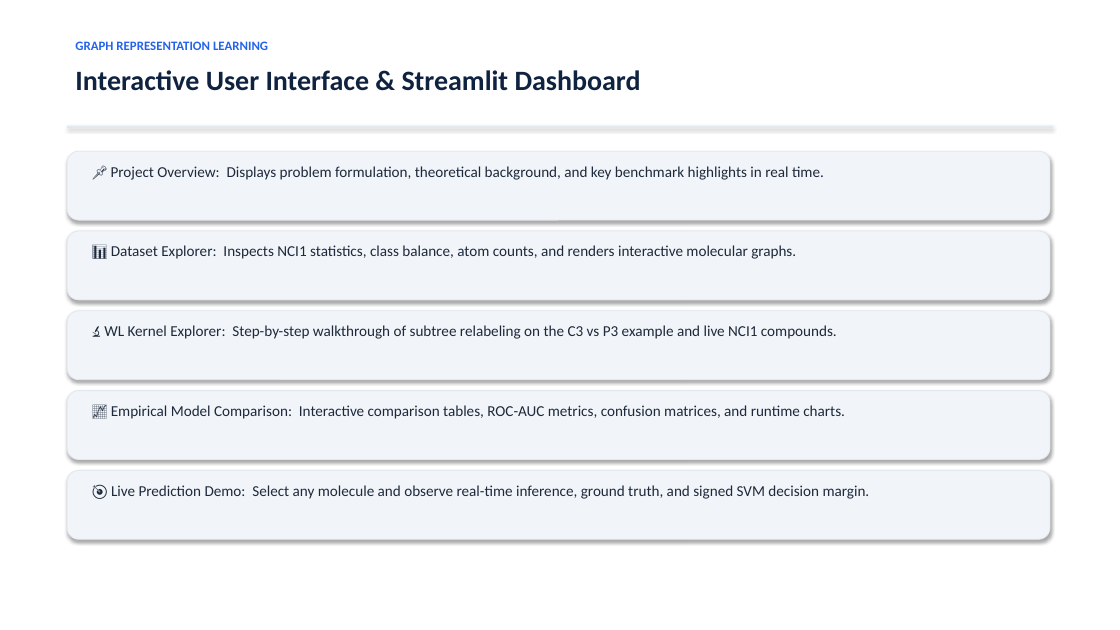
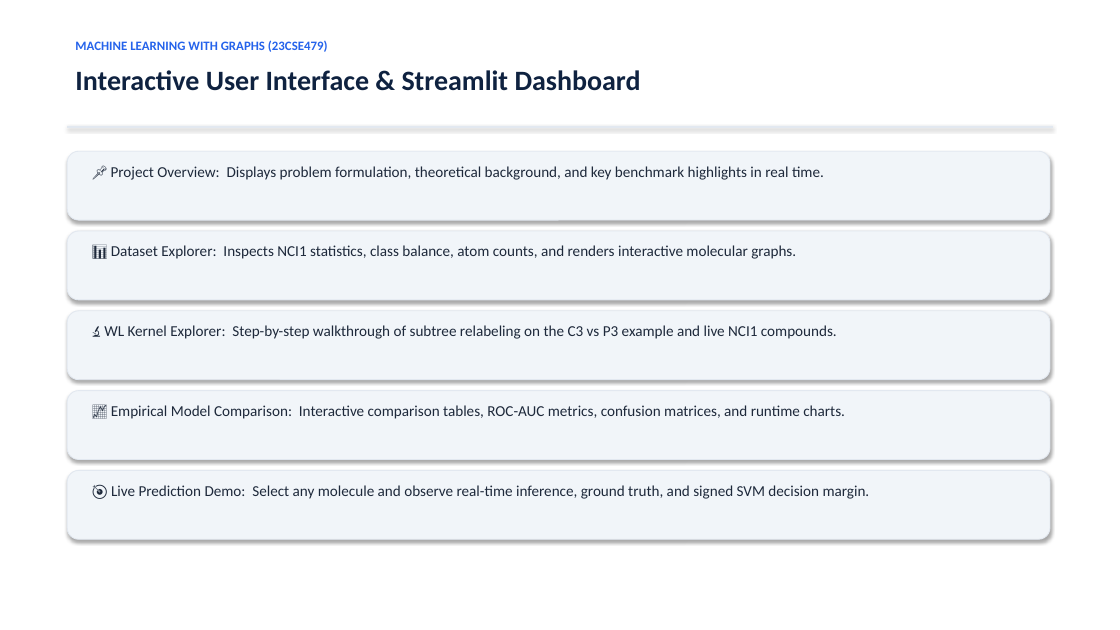
Before and after one commit to Vishal-Karthikeyan-S/Molecular-Graph-Classification-WL-Kernel, a slide deck: slide 9 of reports/Molecular_Graph_Classification_Presentation.pptx. Drawn at 1120x630 pixels with LibreOffice and Linux fonts; fonts in the diff are those of the drawing. Boxes give left, top, right and bottom in pixels: in the first picture for what was removed or moved away, otherwise in the second. Text is boxed around its words. In the diff, an @@ line names an element or a change of style, - is before the commit and + after.

Commit message:
docs: update course to Machine Learning with graphs (23CSE479) and core method to Weisfeiler-Lehman kernel across app, PPT, PDF, and docs

```diff
--- a/reports/Molecular_Graph_Classification_Presentation.pptx
+++ b/reports/Molecular_Graph_Classification_Presentation.pptx
@@ text at (x1=75, y1=40, x2=328, y2=52): text changed @@
-GRAPH REPRESENTATION LEARNING
+MACHINE LEARNING WITH GRAPHS (23CSE479)
```
Also in this commit, not shown: 10 other slides changed, 6 other files.
